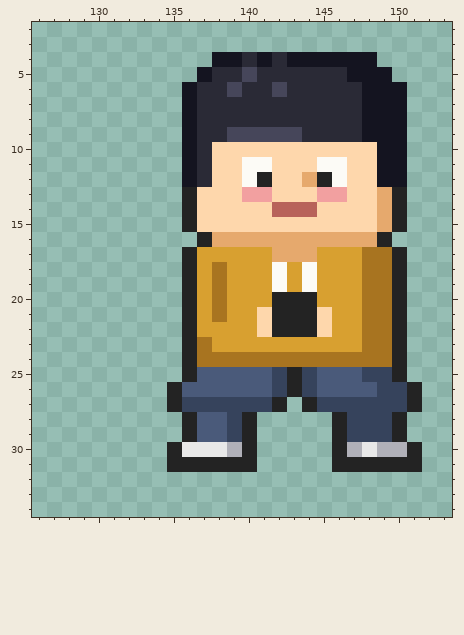
Edited in one commit: pixel-art file (global/npcs/assets/npcs_draft.aseprite). This is how it looked before the edit.
256x96 pixels, 1 frame. Colours within 5 levels of each other are drawn and written as one. Shown: x 126..153, y 2..34.
The same view after the edit:
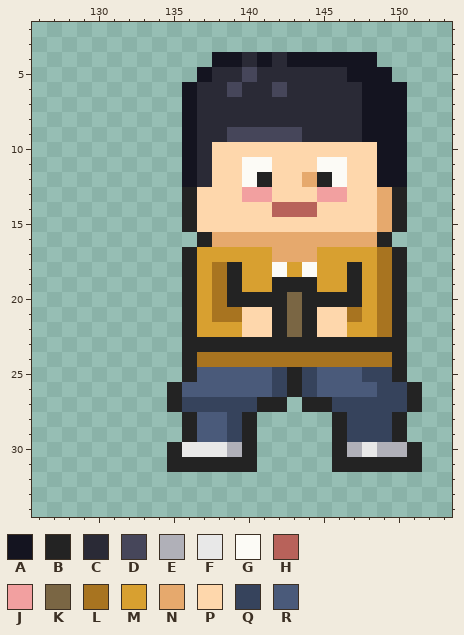
Palette (. is transparent): A #141420  B #232323  C #2a2a36  D #46465a  E #b0b0b8  F #e8e8e8  G #fcfbf6  H #b8625a  J #f2a0a0  K #7a6644  L #a87420  M #d8a030  N #e6a96d  P #fed7ac  Q #36435c  R #4a5a7a
From old to new:
{"y":17,"x":148,"old":"L","new":"M"}
{"y":18,"x":139,"old":"M","new":"B"}
{"y":18,"x":147,"old":"ML","new":"BM"}
{"y":19,"x":139,"old":"M","new":"B"}
{"y":19,"x":142,"old":"GMG","new":"BBB"}
{"y":19,"x":147,"old":"ML","new":"BM"}
{"y":20,"x":139,"old":"MMM","new":"BBB"}
{"y":20,"x":143,"old":"B","new":"K"}
{"y":20,"x":145,"old":"MMML","new":"BBBM"}
{"y":21,"x":139,"old":"MM","new":"LP"}
{"y":21,"x":143,"old":"B","new":"K"}
{"y":21,"x":146,"old":"MML","new":"PLM"}
{"y":22,"x":140,"old":"M","new":"P"}
{"y":22,"x":143,"old":"B","new":"K"}
{"y":22,"x":146,"old":"M","new":"P"}
{"y":22,"x":148,"old":"L","new":"M"}
{"y":23,"x":137,"old":"LMMMMMMMMMMLL","new":"BBBBBBBBBBBBB"}
{"y":27,"x":141,"old":"Q","new":"B"}
{"y":27,"x":145,"old":"Q","new":"B"}
{"label":"changed","picture_box":[197,247,392,412]}
